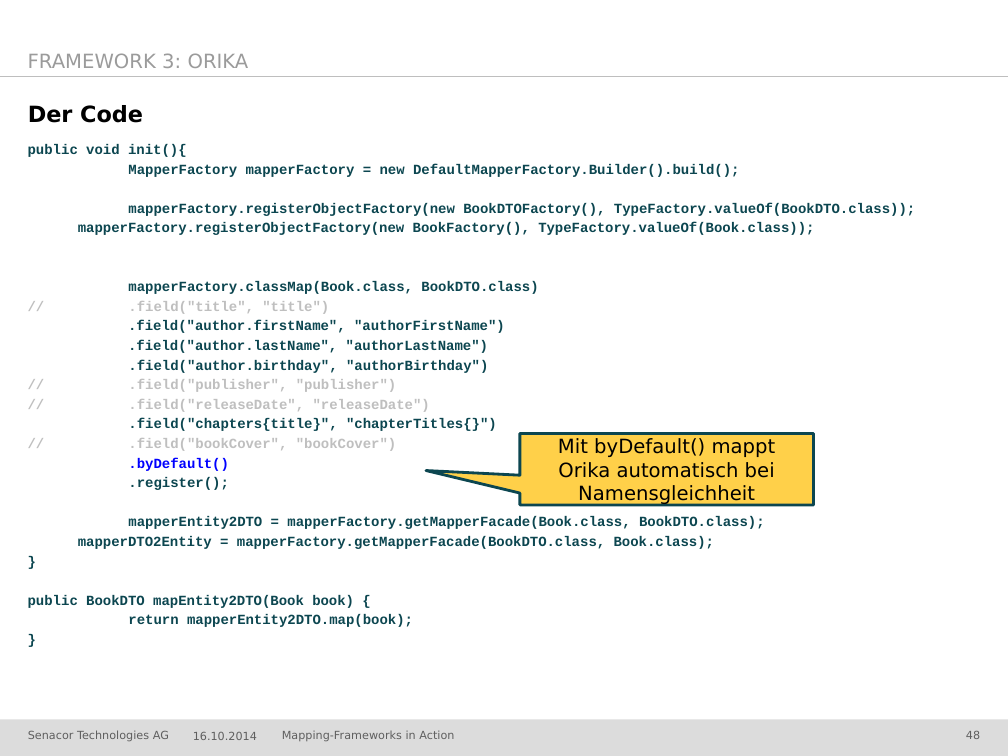
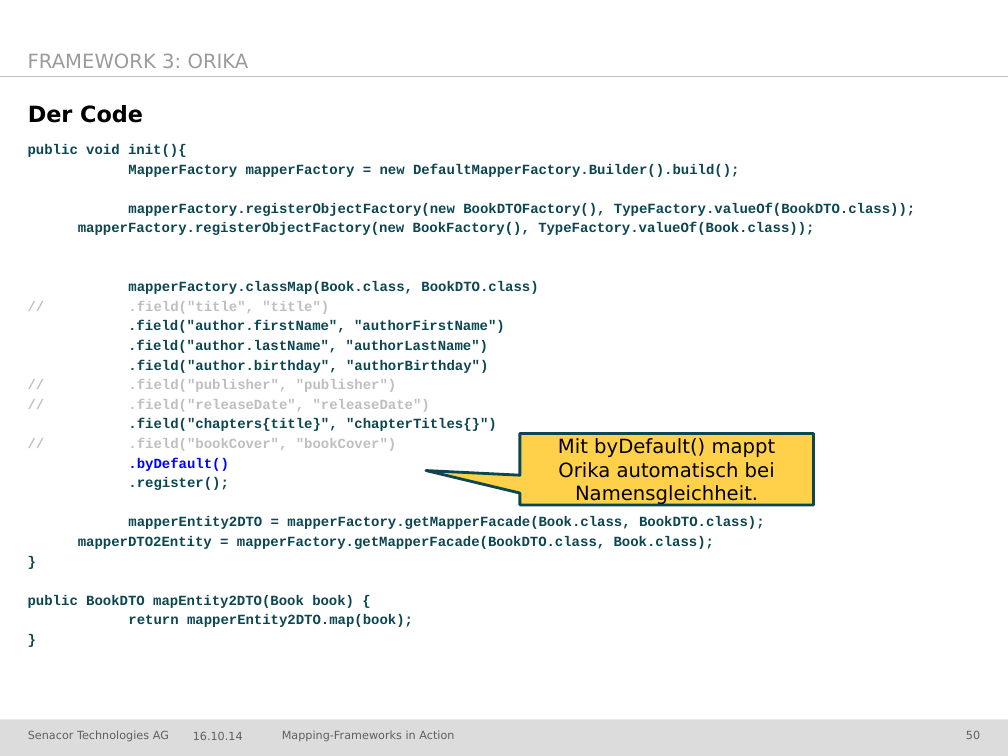
Before and after one commit to jschwalb/Mappings, a slide deck: slide 50 of presentation.pptx (slide 48 before the commit). Drawn at 1008x756 pixels with LibreOffice and Linux fonts; fonts in the diff are those of the drawing; background and template pictures are left out. Boxes give left, top, right and bottom in pixels: in the first picture for what was removed or moved away, otherwise in the second. Text is boxed around its words. In the diff, an @@ line names an element or a change of style, - is before the commit and + after.

Commit message:
kleinere Schreibfehler und Darstellung bei Orika

```diff
--- a/presentation.pptx
+++ b/presentation.pptx
@@ text in speech box at (x1=558, y1=438, x2=776, y2=505): text changed @@
-Mit byDefault() mappt Orika automatisch bei Namensgleichheit
+Mit byDefault() mappt Orika automatisch bei Namensgleichheit.
@@ text at (x1=193, y1=732, x2=243, y2=740): text changed @@
-16.10.2014
+16.10.14
@@ page number at (x1=966, y1=731, x2=980, y2=739): text changed @@
-48
+50
```
Also in this commit, not shown: 57 other slides changed, 2 slides added.
